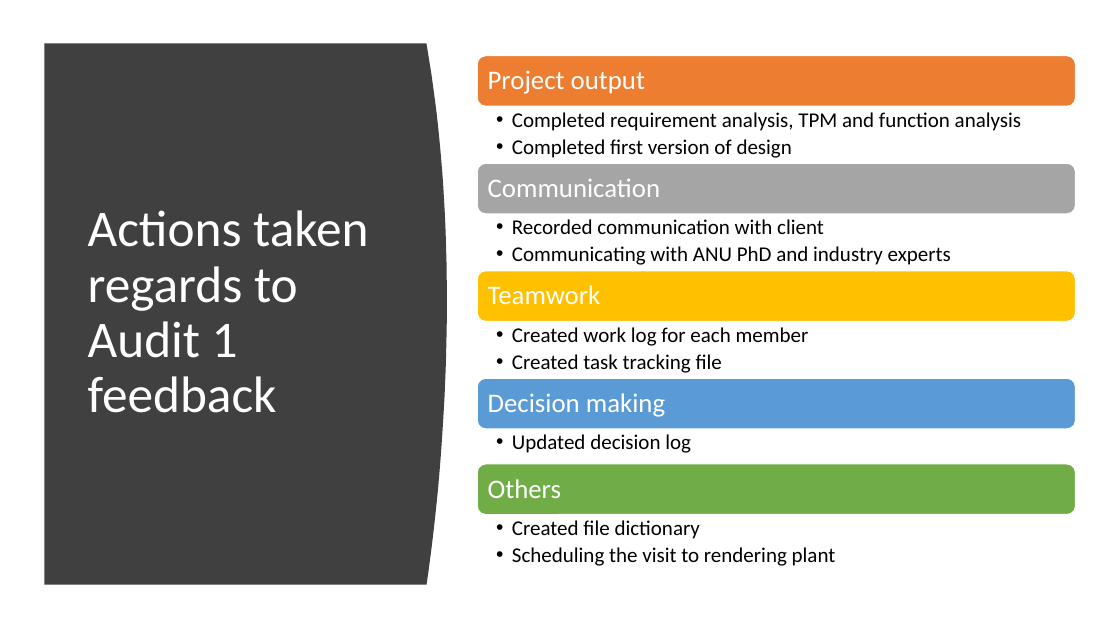
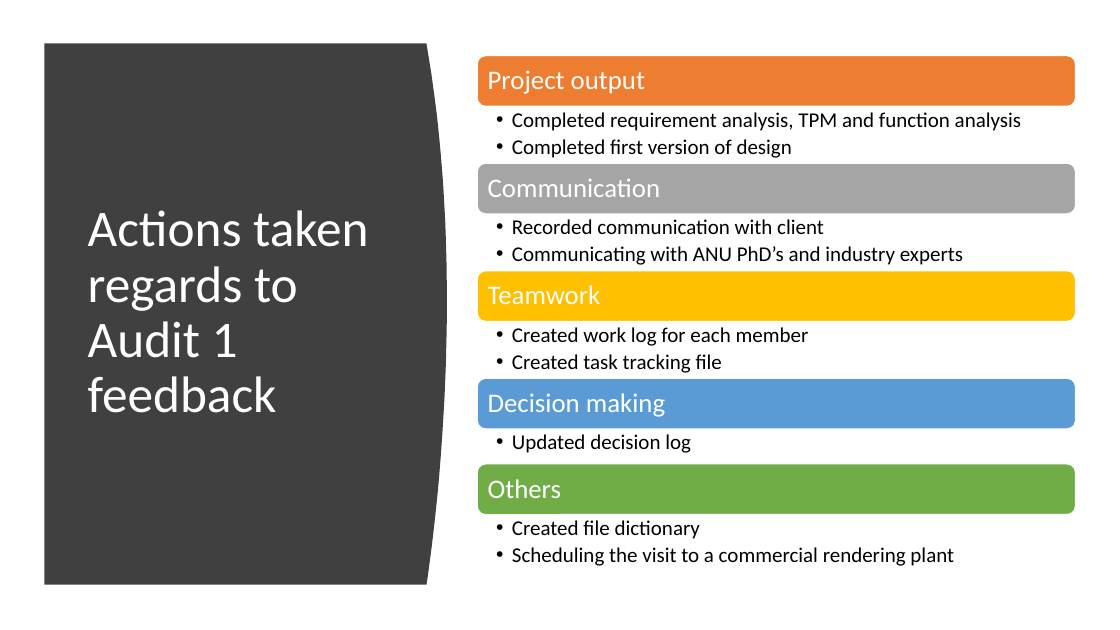
Before and after one commit to AABDOOGH/InsectFarming, a slide deck: slide 3 of Audit Documents/Audit2Presentation.pptx. Drawn at 1120x630 pixels with LibreOffice and Linux fonts; fonts in the diff are those of the drawing. Boxes give left, top, right and bottom in pixels: in the first picture for what was removed or moved away, otherwise in the second. Text is boxed around its words. In the diff, an @@ line names an element or a change of style, - is before the commit and + after.

```diff
--- a/Audit Documents/Audit2Presentation.pptx
+++ b/Audit Documents/Audit2Presentation.pptx
@@ text at [512,246,963,265]: text changed @@
-  • Communicating with ANU PhD and industry experts
+  • Communicating with ANU PhD’s and industry experts
@@ text at [512,547,954,566]: text changed @@
-  • Scheduling the visit to rendering plant
+  • Scheduling the visit to a commercial rendering plant
```
Also in this commit, not shown: 3 other slides changed, 1 slide added.
